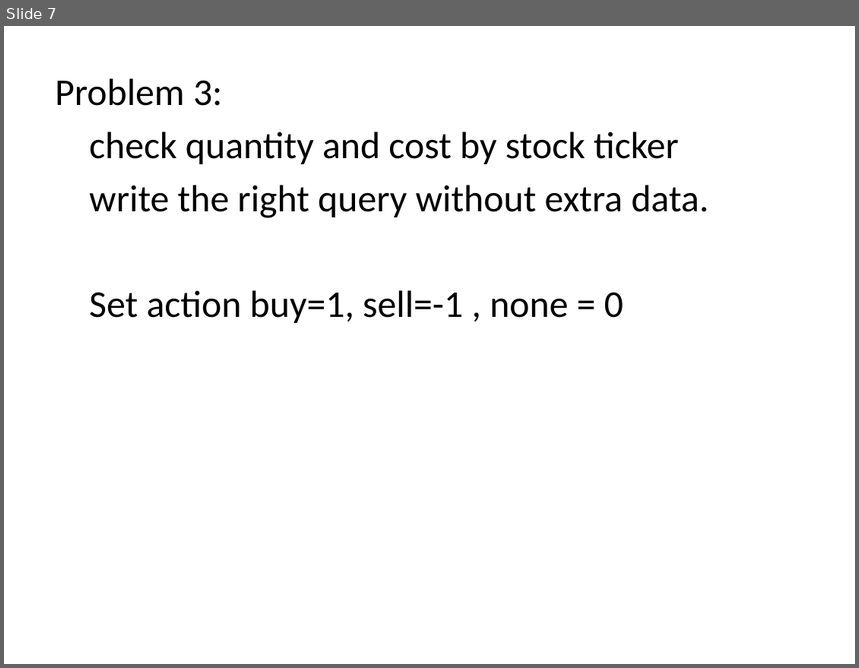
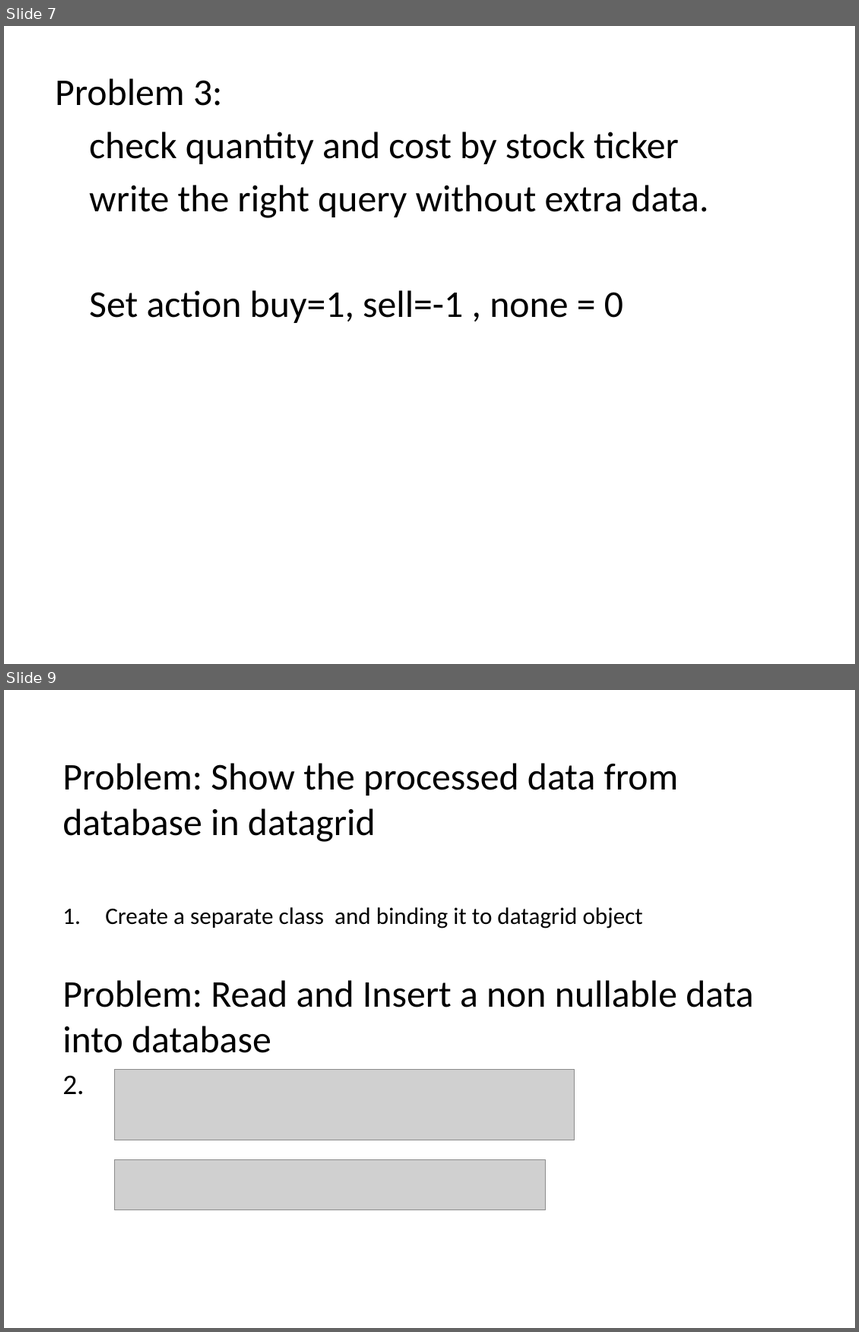
Before and after one commit to IPD8-guofeng/dotnet-group-project, a slide deck: Stock trade and analyst system.pptx. Shown one above the other, each under a label of ours: slide 7 before the commit, slides 7 and 9 after it; the slides between them are not shown. The pictures are 859x668 and 859x1332 pixels, drawn with LibreOffice and Linux fonts; fonts in the diff are those of the drawing; grey boxes stand for pictures. Boxes give left, top, right and bottom in pixels: in the first picture for what was removed or moved away, otherwise in the second. Text is boxed around its words. In the diff, an @@ line names an element or a change of style, - is before the commit and + after.

```diff
--- a/Stock trade and analyst system.pptx
+++ b/Stock trade and analyst system.pptx
@@ slide 9 added at (4,690,855,1328), background #FFFFFF @@
@@ text added at (63,763,753,1053), 32 pt, text #000000 @@
+Problem: Show the processed data from database in datagrid
+1. Create a separate class and binding it to datagrid object
+Problem: Read and Insert a non nullable data into database
@@ picture added at (115,1070,576,1140) @@
@@ picture added at (115,1160,545,1210) @@
```
Also in this commit, not shown: 2 slides changed, 3 other slides added, 4 slides removed, 3 other files.
